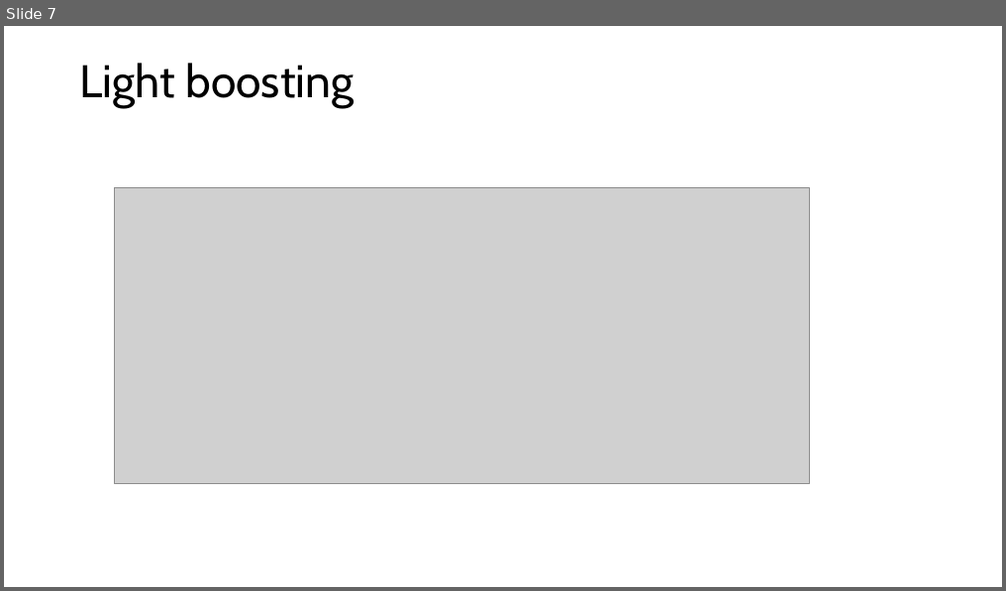
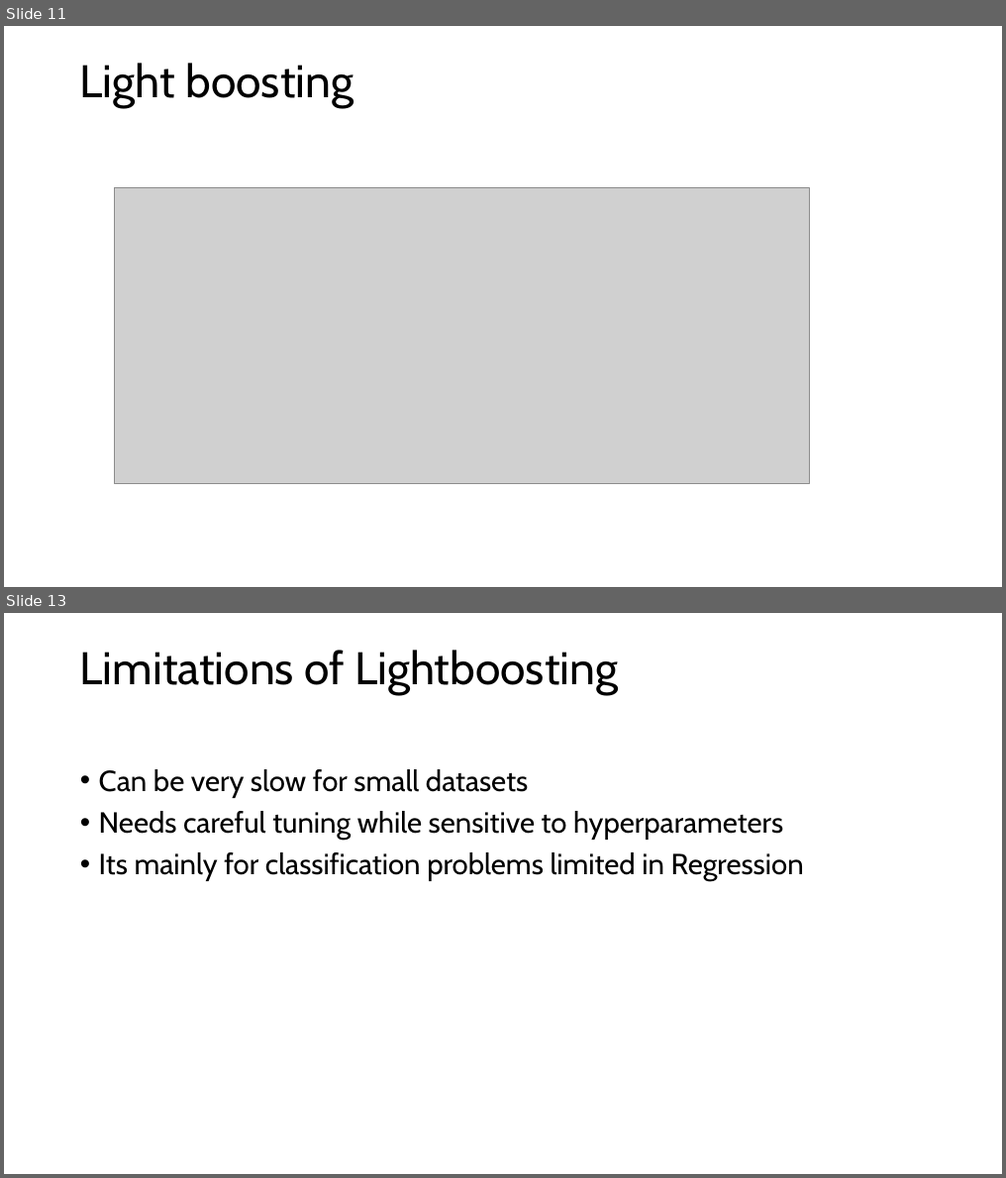
Before and after one commit to lakshmiprabha25/MACHINE-LEARNING-, a slide deck: Boosting.pptx. Shown one above the other, each under a label of ours: slide 7 before the commit, slides 11 and 13 after it; the slides between them are not shown. The pictures are 1006x591 and 1006x1178 pixels, drawn with LibreOffice and Linux fonts; fonts in the diff are those of the drawing; grey boxes stand for pictures. Boxes give left, top, right and bottom in pixels: in the first picture for what was removed or moved away, otherwise in the second. Text is boxed around its words. In the diff, an @@ line names an element or a change of style, - is before the commit and + after.

```diff
--- a/Boosting.pptx
+++ b/Boosting.pptx
@@ slide 13 added at <box>4,613,1002,1174</box>, background #FFFFFF @@
@@ title added at <box>80,650,618,695</box>, 44 pt, text #000000 @@
+Limitations of Lightboosting
@@ text added at <box>99,769,804,881</box>, 28 pt, text #000000 @@
+• Can be very slow for small datasets
+• Needs careful tuning while sensitive to hyperparameters
+• Its mainly for classification problems limited in Regression
@@ what was slide 7 is now slide 11 @@
```
Also in this commit, not shown: 1 slide changed, 5 other slides added, 1 slide removed.
